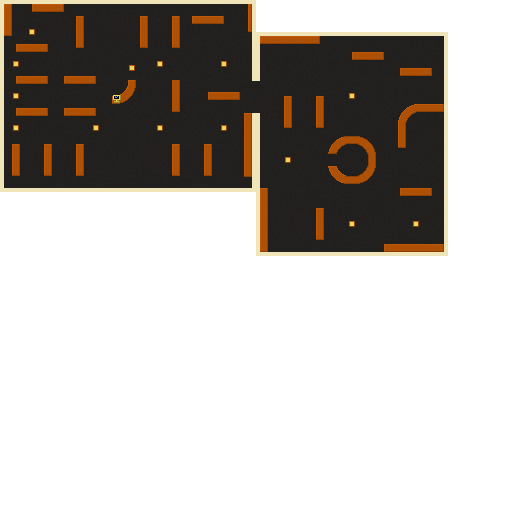
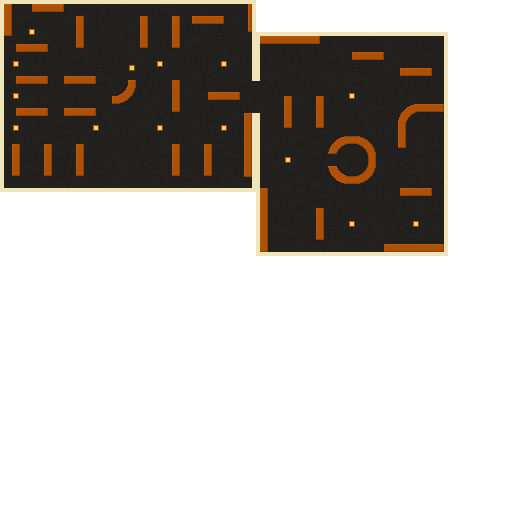
Comparing the layer stacks of the two (512, 512) images. Changes:
removed group "lvl_theend_props" (1 layers) over [113, 95, 121, 103]
removed layer "lvl_theend_computer" from group "lvl_theend_props" over [113, 95, 121, 103]
